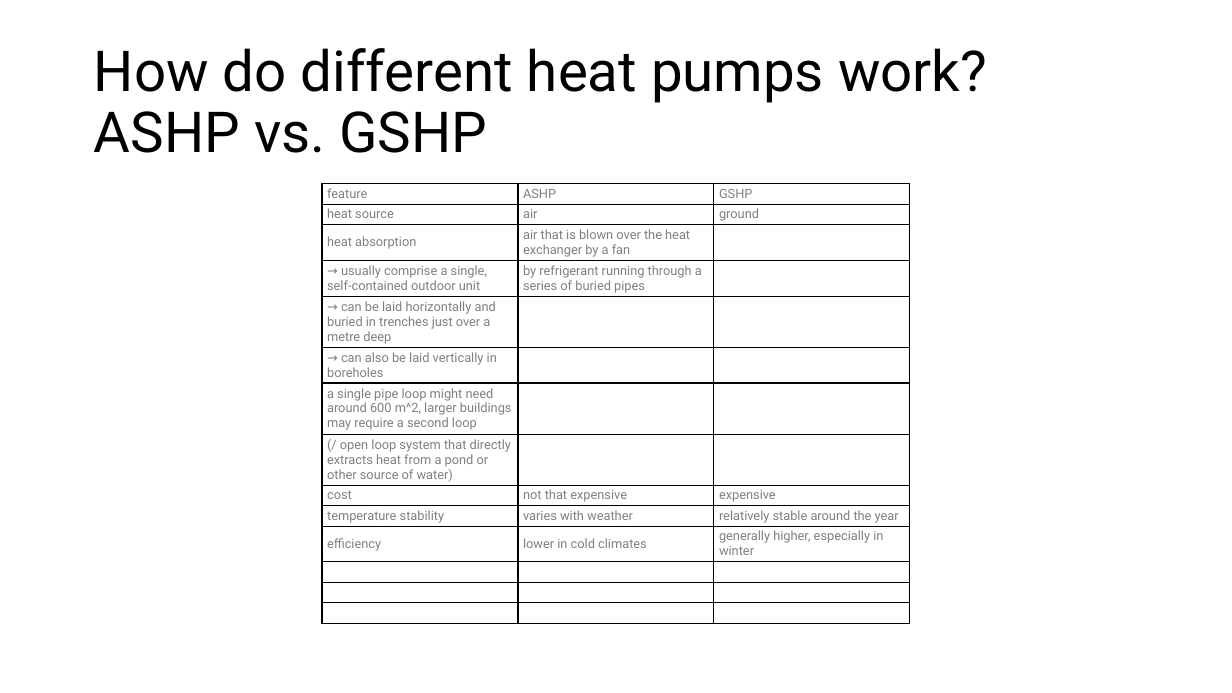
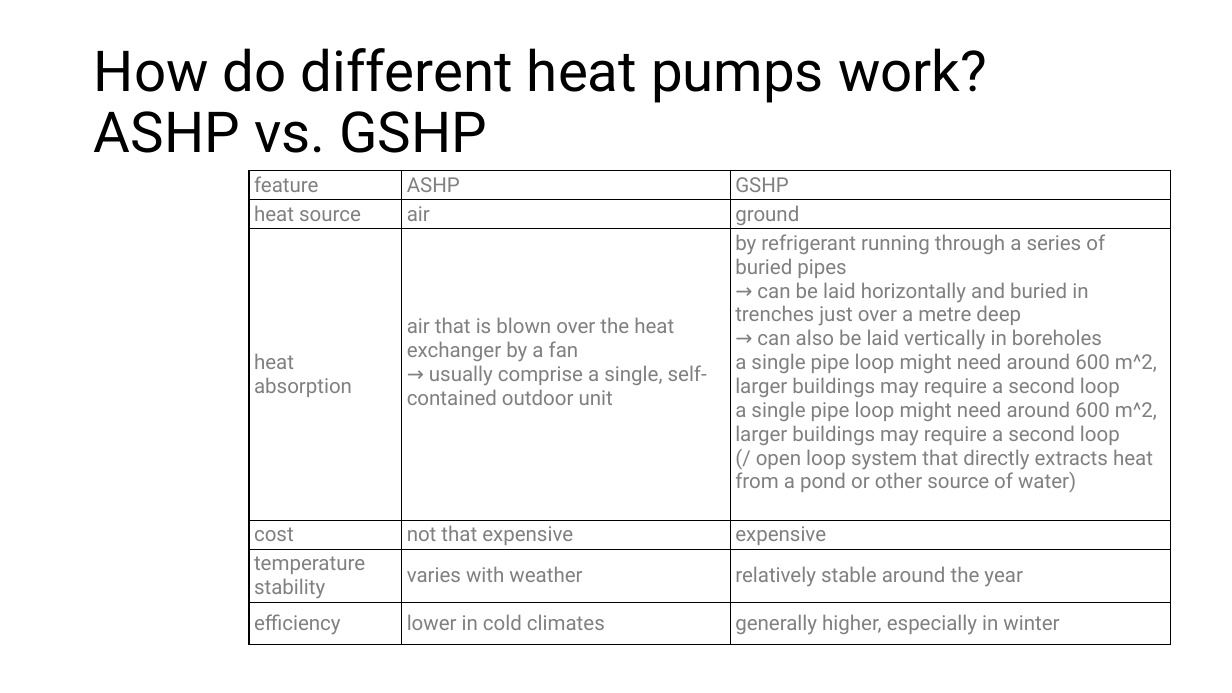
Before and after one commit to eyjomoin/Modeling-buildings-and-their-heating-systems, a slide deck: slide 11 of presentation/heat.pptx. Drawn at 1232x693 pixels with LibreOffice and Linux fonts; fonts in the diff are those of the drawing. Boxes give left, top, right and bottom in pixels: in the first picture for what was removed or moved away, otherwise in the second. Text is boxed around its words. In the diff, an @@ line names an element or a change of style, - is before the commit and + after.

Commit message:
corrected some copy mistakes

```diff
--- a/presentation/heat.pptx
+++ b/presentation/heat.pptx
@@ table at (249, 171, 1170, 658) @@
-row 3: heat absorption | air that is blown over the heat exchanger by a fan | 
-row 4: → usually comprise a single, self-contained outdoor unit | by refrigerant running through a series of buried pipes | 
-row 5: → can be laid horizontally and buried in trenches just over a metre deep |  | 
-row 6: → can also be laid vertically in boreholes |  | 
-row 7: a single pipe loop might need around 600 m^2, larger buildings may require a second loop |  | 
-row 8: (/ open loop system that directly extracts heat from a pond or other source of water) |  | 
+row 3: heat absorption | air that is blown over the heat exchanger by a fan / → usually comprise a single, self-contained outdoor unit | by refrigerant running through a series of buried pipes / → can be laid horizontally and buried in trenches just over a metre deep / → can also be laid vertically in boreholes / a single pipe loop might need around 600 m^2, larger buildings may require a second loop / a single pipe loop might need around 600 m^2, larger buildings may require a second loop / (/ open loop system that directly extracts heat from a pond or other source of water)
-row 12:  |  | 
-row 13:  |  | 
-row 14:  |  | 
@@ table: place and size @@
-table at (322, 184, 909, 625)
+table at (249, 171, 1170, 658)
```
